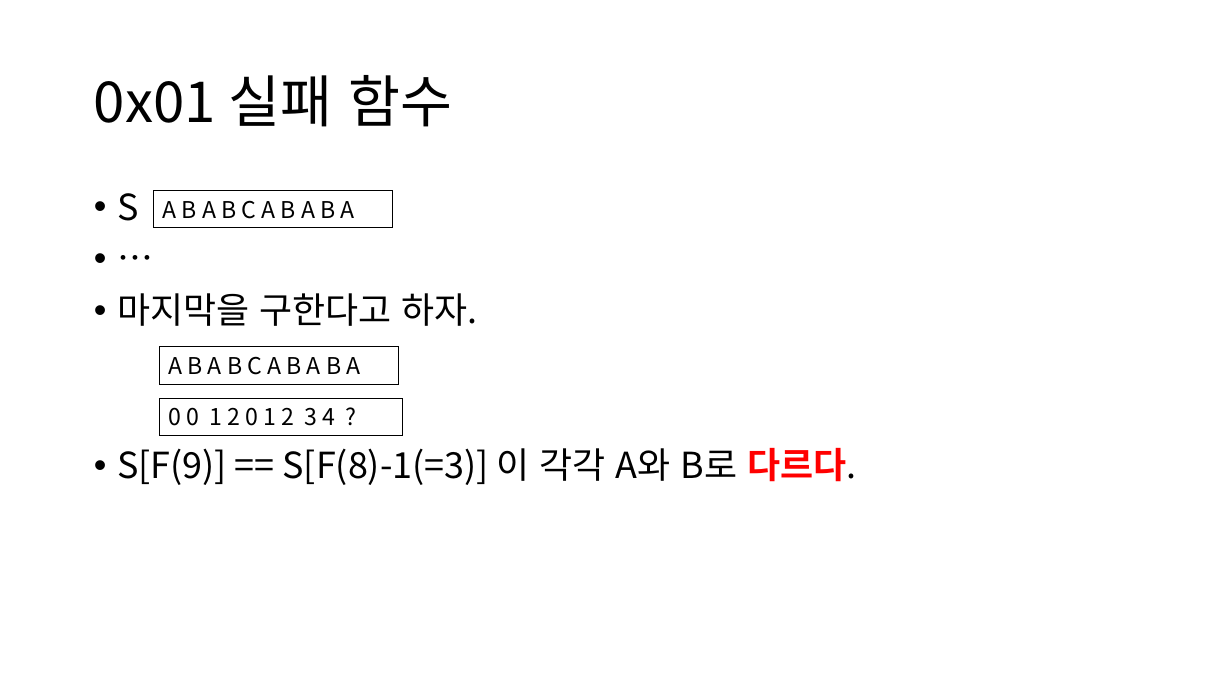
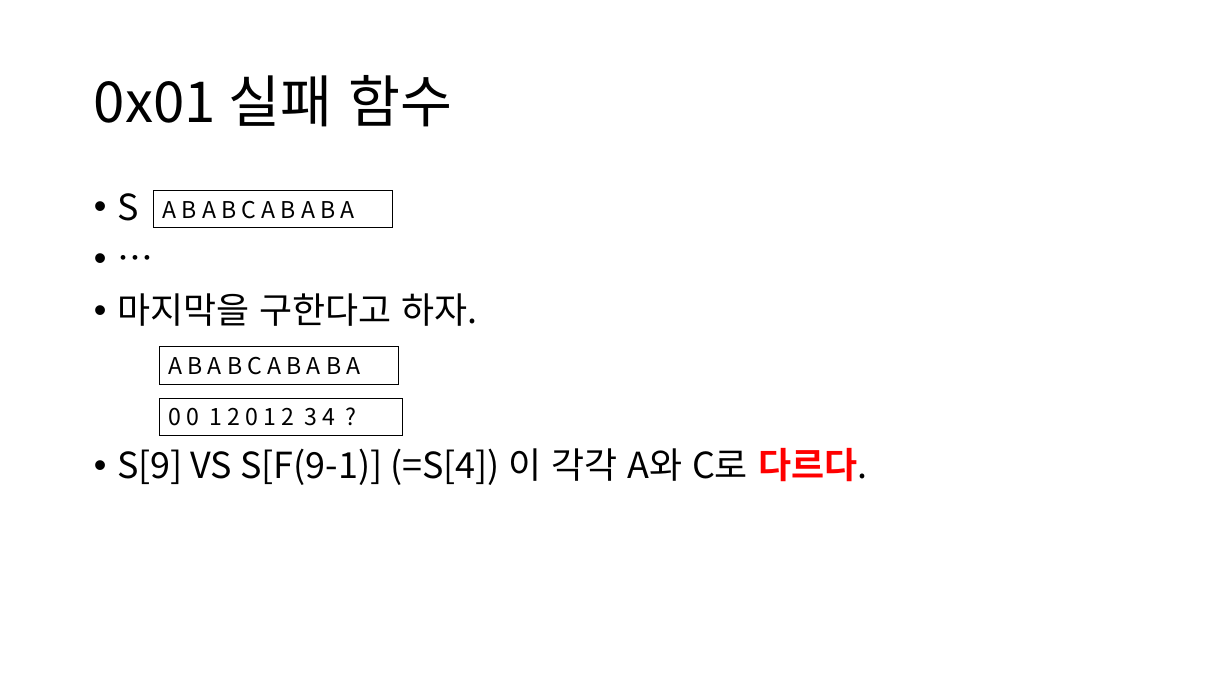
Before and after one commit to zeonyani/presentation, a slide deck: slide 42 of kmp/KMP 알고리즘 세미나.pptx. Drawn at 1232x693 pixels with LibreOffice and Linux fonts; fonts in the diff are those of the drawing. Boxes give left, top, right and bottom in pixels: in the first picture for what was removed or moved away, otherwise in the second. Text is boxed around its words. In the diff, an @@ line names an element or a change of style, - is before the commit and + after.

```diff
--- a/kmp/KMP 알고리즘 세미나.pptx
+++ b/kmp/KMP 알고리즘 세미나.pptx
@@ text at (x1=117, y1=448, x2=867, y2=485): text changed @@
-• S[F(9)] == S[F(8)-1(=3)] 이 각각 A와 B로 다르다.
+• S[9] VS S[F(9-1)] (=S[4]) 이 각각 A와 C로 다르다.
```
Also in this commit, not shown: 24 other slides changed, 1 slide added, 1 slide removed.
